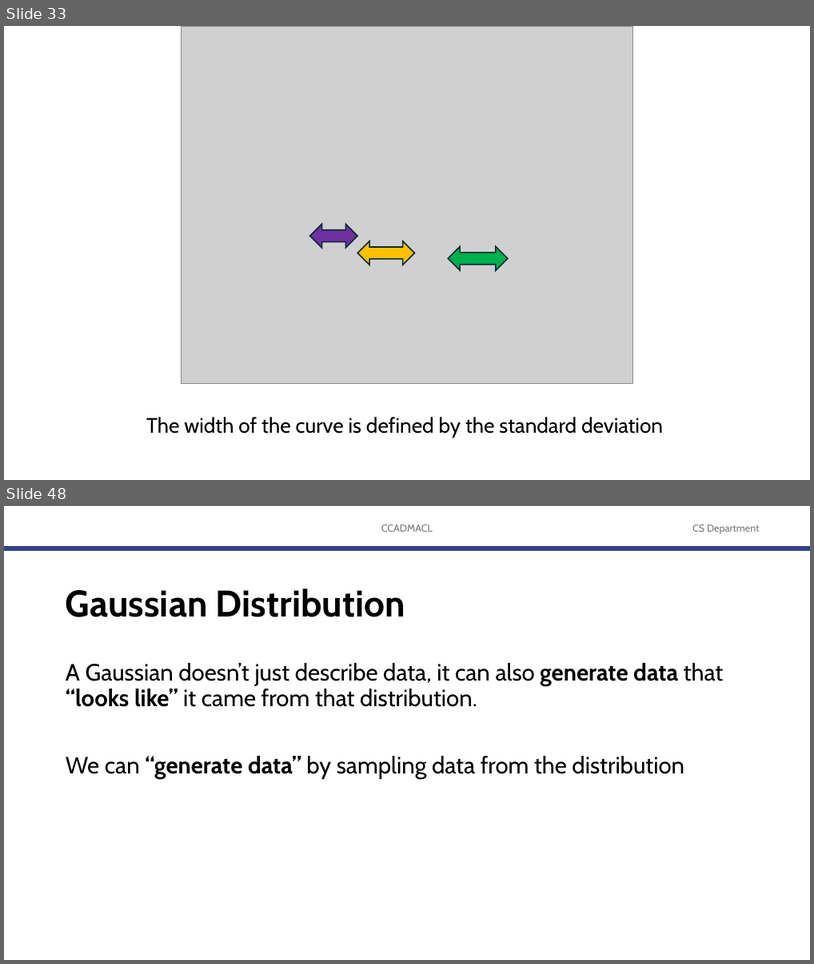
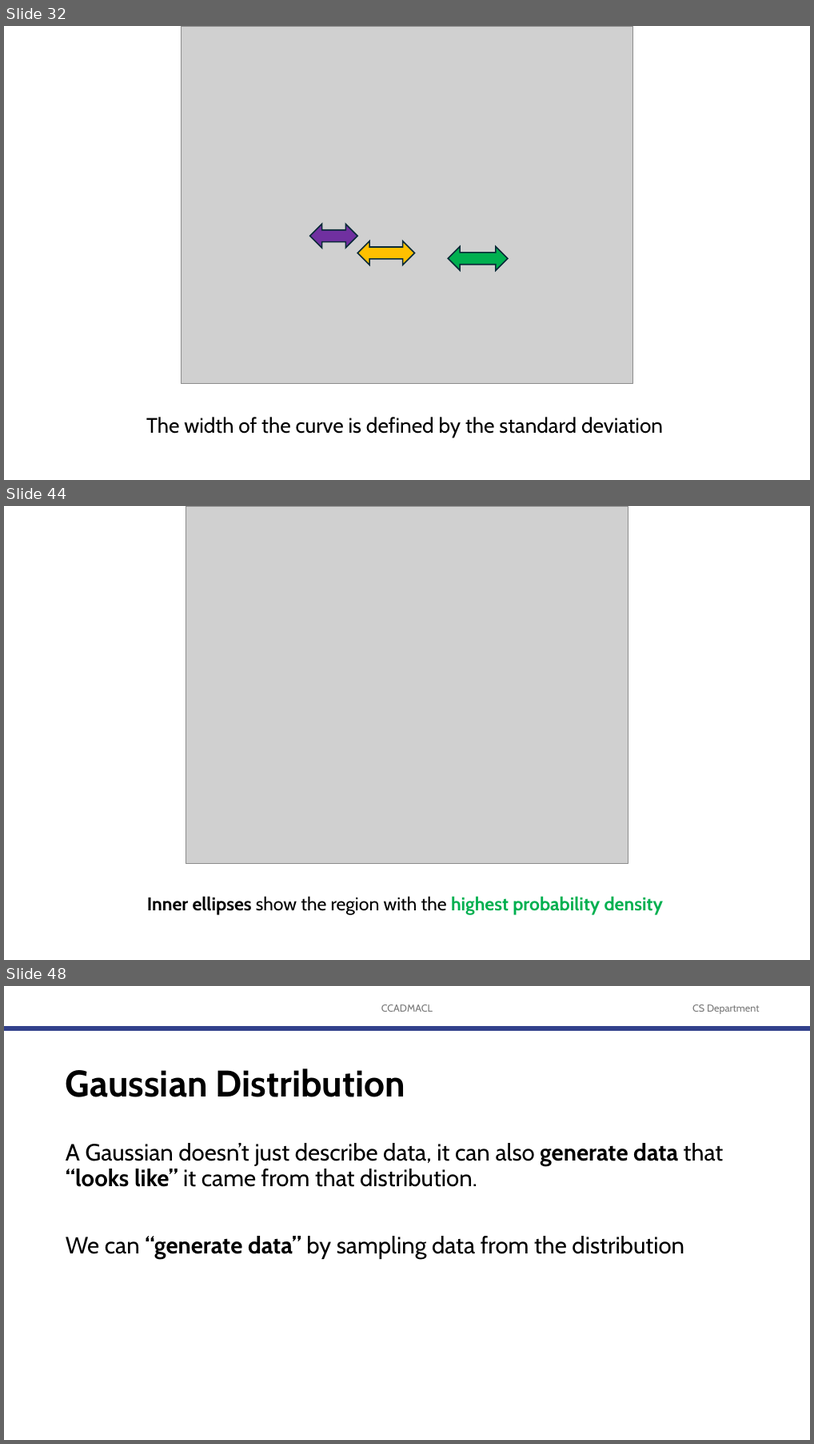
Before and after one commit to robitussin/CCADMACL, a slide deck: 8 - Gaussian Mixture Models/Introduction to Gaussian Mixture Models.pptx. Shown one above the other, each under a label of ours: slides 33 and 48 before the commit, slides 32, 44 and 48 after it; the slides between them are not shown. The pictures are 814x964 and 814x1444 pixels, drawn with LibreOffice and Linux fonts; fonts in the diff are those of the drawing; grey boxes stand for pictures; background and template pictures are left out. Boxes give left, top, right and bottom in pixels: in the first picture for what was removed or moved away, otherwise in the second. Text is boxed around its words. In the diff, an @@ line names an element or a change of style, - is before the commit and + after.

```diff
--- a/8 - Gaussian Mixture Models/Introduction to Gaussian Mixture Models.pptx
+++ b/8 - Gaussian Mixture Models/Introduction to Gaussian Mixture Models.pptx
@@ slide 44 added at (4, 506, 810, 960), background #FFFFFF @@
@@ picture added at (186, 506, 629, 864) @@
@@ text added at (147, 896, 663, 915), 22 pt, text #000000, bold @@
+Inner ellipses show the region with the highest probability density
@@ what was slide 33 is now slide 32 @@
```
Also in this commit, not shown: 6 slides changed, 13 other slides added, 2 slides removed.
